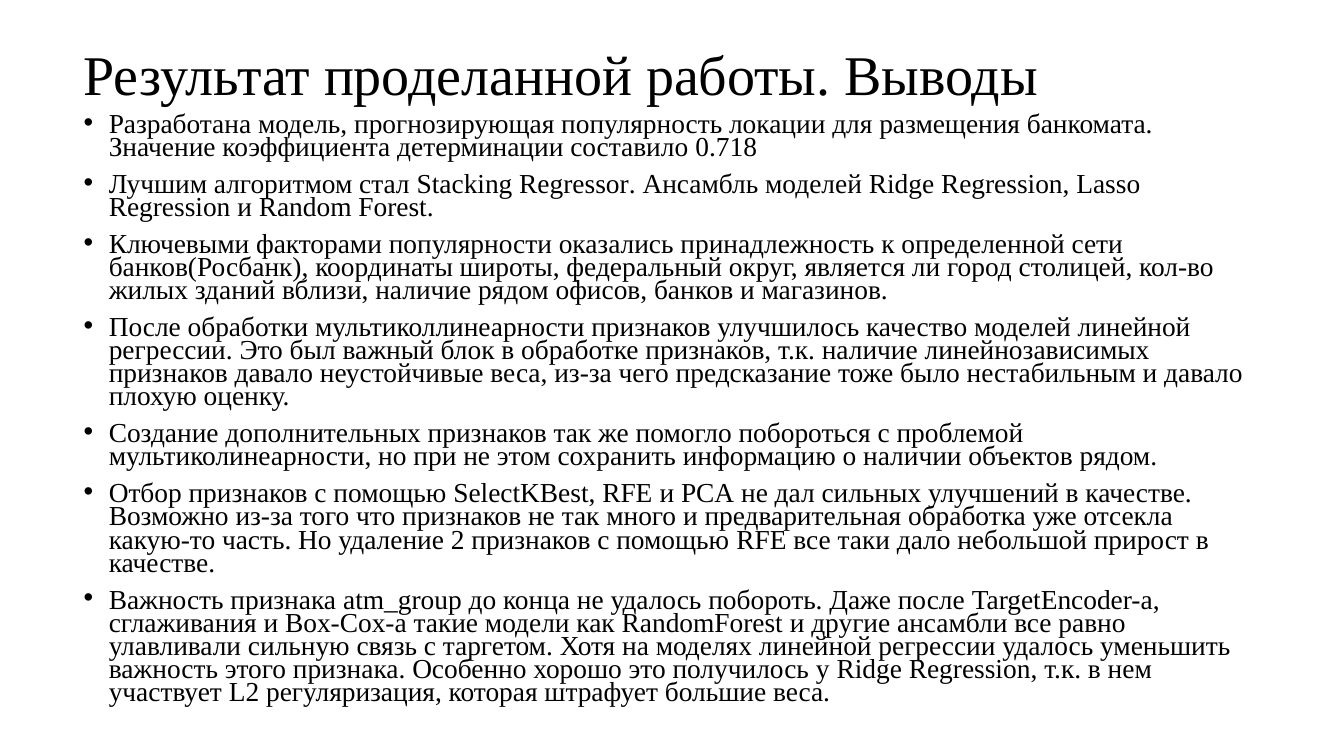
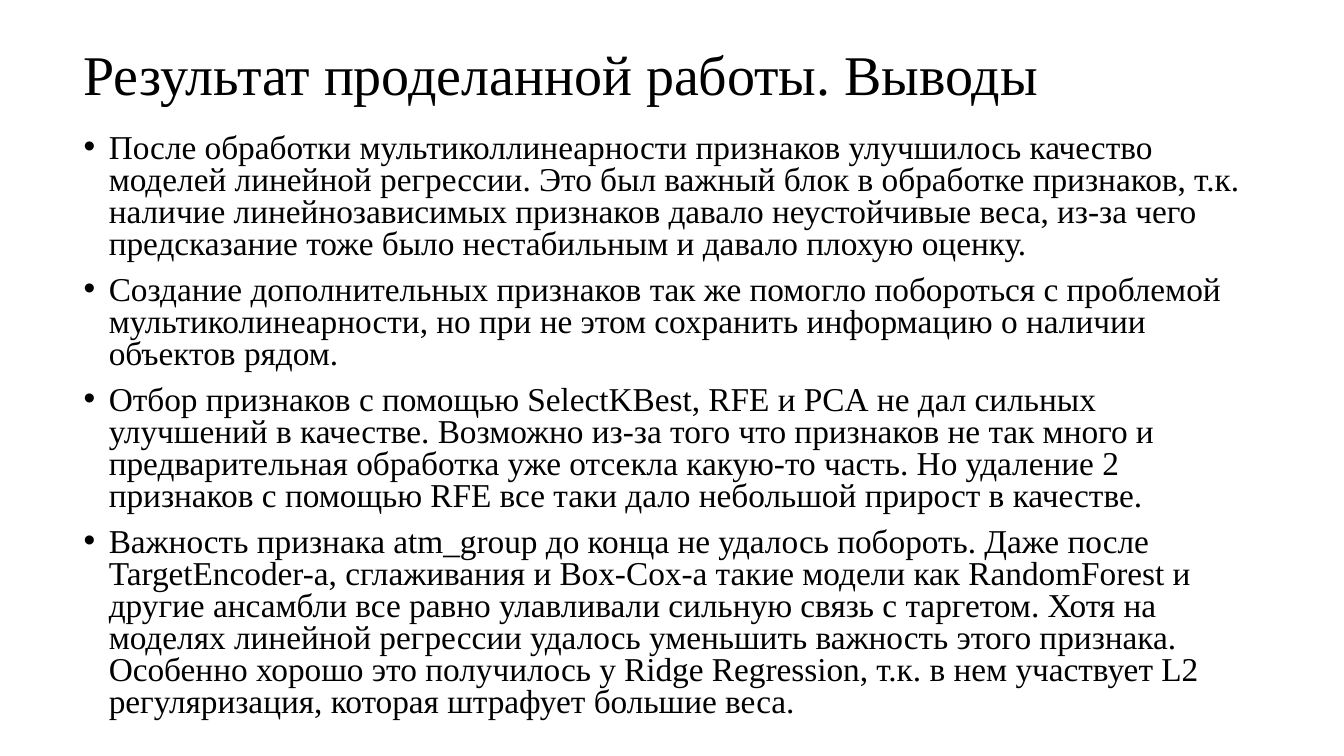
Before and after one commit to ElenaDoroshenko97/itog_project_ds16, a slide deck: slide 10 of Определение популярности геолокации для размещения банкомата Росбанка и его партнеров.pptx (slide 9 before the commit). Drawn at 1344x756 pixels with LibreOffice and Linux fonts; fonts in the diff are those of the drawing. Boxes give left, top, right and bottom in pixels: in the first picture for what was removed or moved away, otherwise in the second. Text is boxed around its words. In the diff, an @@ line names an element or a change of style, - is before the commit and + after.

Commit message:
разбила слайд выводы

```diff
--- a/Определение популярности геолокации для размещения банкомата Росбанка и его партнеров.pptx
+++ b/Определение популярности геолокации для размещения банкомата Росбанка и его партнеров.pptx
@@ text at [109,113,1213,304]: paragraphs removed @@
-• Разработана модель, прогнозирующая популярность локации для размещения банкомата. Значение коэффициента детерминации составило 0.718
-• Лучшим алгоритмом стал Stacking Regressor. Ансамбль моделей Ridge Regression, Lasso Regression и Random Forest.
-• Ключевыми факторами популярности оказались принадлежность к определенной сети банков(Росбанк), координаты широты, федеральный округ, является ли город столицей, кол-во жилых зданий вблизи, наличие рядом офисов, банков и магазинов.
@@ text "После обработки мультиколлинеарности признаков улучшилось ...": place and size @@
-text "После обработки мультиколлинеарности признаков улучшилось ..." at [109,113,1242,706]
+text "После обработки мультиколлинеарности признаков улучшилось ..." at [109,135,1239,720]
@@ text "После обработки мультиколлинеарности признаков улучшилось ..." at [109,135,1239,720]: size 19.6 to 23.8 pt; line spacing 0.7 to 0.8 @@
```
Also in this commit, not shown: 1 other slide changed, 1 slide added.
